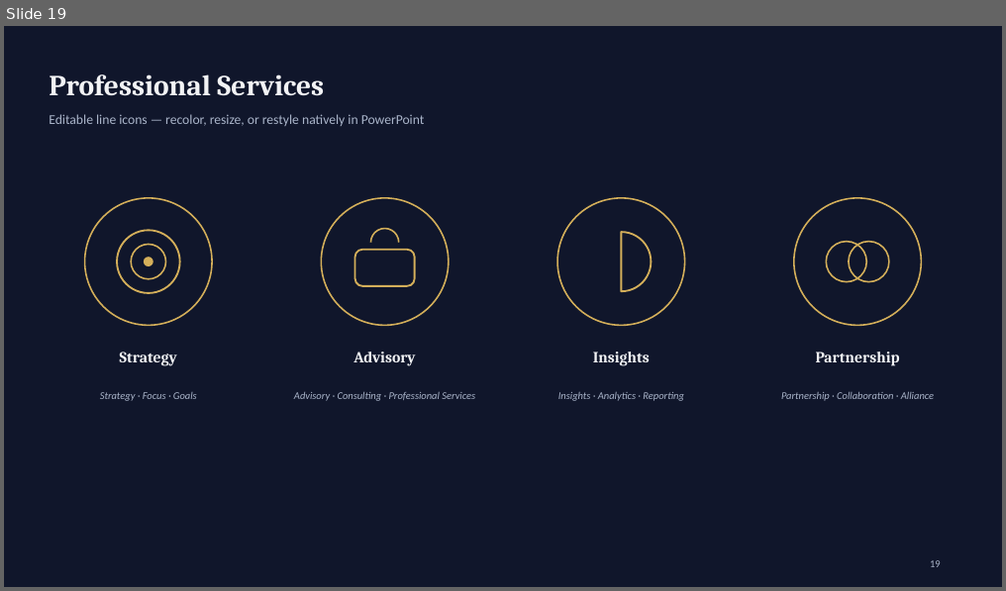
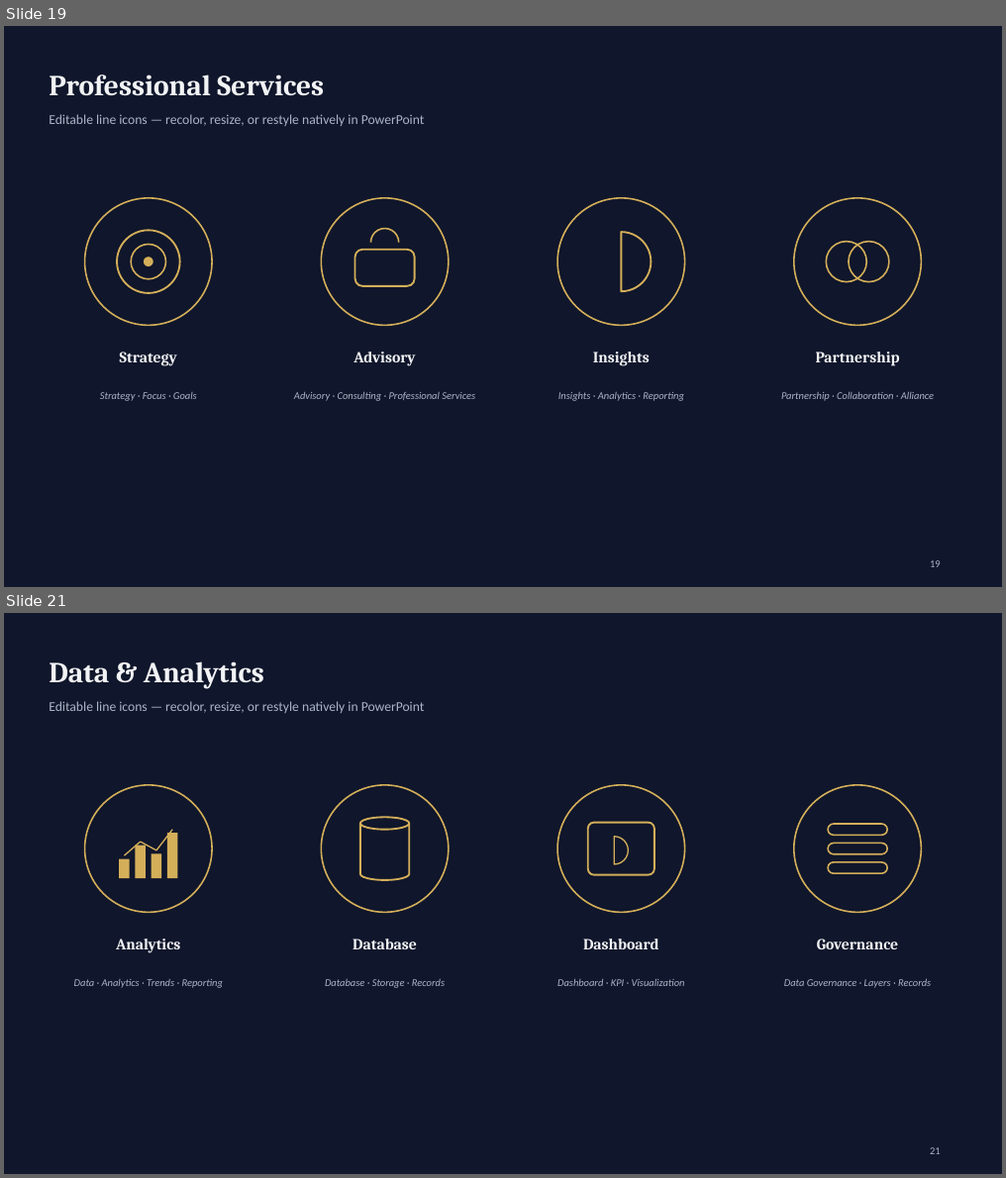
Before and after one commit to SwarmSolution/skills-introduction-to-github, a slide deck: business-development/templates/Consulting-Template-Dark.pptx. Shown one above the other, each under a label of ours: slide 19 before the commit, slides 19 and 21 after it; the slides between them are not shown. The pictures are 1006x591 and 1006x1178 pixels, drawn with LibreOffice and Linux fonts; fonts in the diff are those of the drawing. Boxes give left, top, right and bottom in pixels: in the first picture for what was removed or moved away, otherwise in the second. Text is boxed around its words. In the diff, an @@ line names an element or a change of style, - is before the commit and + after.

```diff
--- a/business-development/templates/Consulting-Template-Dark.pptx
+++ b/business-development/templates/Consulting-Template-Dark.pptx
@@ slide 21 added at [4, 613, 1002, 1174], background #10162B @@
@@ text added at [49, 662, 264, 688], 28 pt, text #F2F3F5, bold @@
+Data & Analytics
@@ text added at [49, 701, 425, 713], 13 pt, text #A9B4C9 @@
+Editable line icons — recolor, resize, or restyle natively in PowerPoint
@@ ellipse added at [85, 785, 212, 912], outline #D4AF5A 1.5 pt @@
@@ ellipse added at [322, 785, 449, 912], outline #D4AF5A 1.5 pt @@
@@ ellipse added at [558, 785, 685, 912], outline #D4AF5A 1.5 pt @@
@@ ellipse added at [794, 785, 921, 912], outline #D4AF5A 1.5 pt @@
@@ cylinder added at [360, 817, 409, 880], outline #D4AF5A 1.75 pt @@
@@ line added from (125, 856) to (141, 842), #D4AF5A 1.25 pt @@
@@ rectangle added at [135, 845, 146, 878], fill #D4AF5A @@
@@ line added from (141, 842) to (156, 851), #D4AF5A 1.25 pt @@
@@ line added from (156, 851) to (172, 830), #D4AF5A 1.25 pt @@
@@ rectangle added at [167, 833, 177, 878], fill #D4AF5A @@
@@ rounded rectangle added at [588, 823, 654, 875], outline #D4AF5A 1.75 pt @@
@@ pie slice (boxed as its full ellipse) added at [601, 837, 629, 864], outline #D4AF5A 1.25 pt @@
@@ rounded rectangle added at [829, 824, 887, 836], outline #D4AF5A 1.5 pt @@
@@ rounded rectangle added at [829, 844, 887, 855], outline #D4AF5A 1.5 pt @@
@@ rectangle added at [119, 860, 130, 878], fill #D4AF5A @@
@@ rectangle added at [152, 854, 162, 878], fill #D4AF5A @@
@@ rounded rectangle added at [829, 862, 887, 873], outline #D4AF5A 1.5 pt @@
@@ text added at [116, 939, 180, 954], 15 pt, text #F2F3F5, bold @@
+Analytics
@@ text added at [352, 939, 417, 950], 15 pt, text #F2F3F5, bold @@
+Database
@@ text added at [583, 939, 659, 950], 15 pt, text #F2F3F5, bold @@
+Dashboard
@@ text added at [817, 939, 898, 950], 15 pt, text #F2F3F5, bold @@
+Governance
@@ text added at [74, 979, 223, 988], 10 pt, text #A9B4C9, italic @@
+Data · Analytics · Trends · Reporting
@@ text added at [325, 979, 445, 988], 10 pt, text #A9B4C9, italic @@
+Database · Storage · Records
@@ text added at [557, 978, 685, 986], 10 pt, text #A9B4C9, italic @@
+Dashboard · KPI · Visualization
@@ text added at [784, 979, 931, 988], 10 pt, text #A9B4C9, italic @@
+Data Governance · Layers · Records
@@ page number added at [930, 1148, 941, 1155], 10 pt, text #A9B4C9 @@
+21
```
Also in this commit, not shown: 1 slide changed, 2 other slides added, 5 other files.
